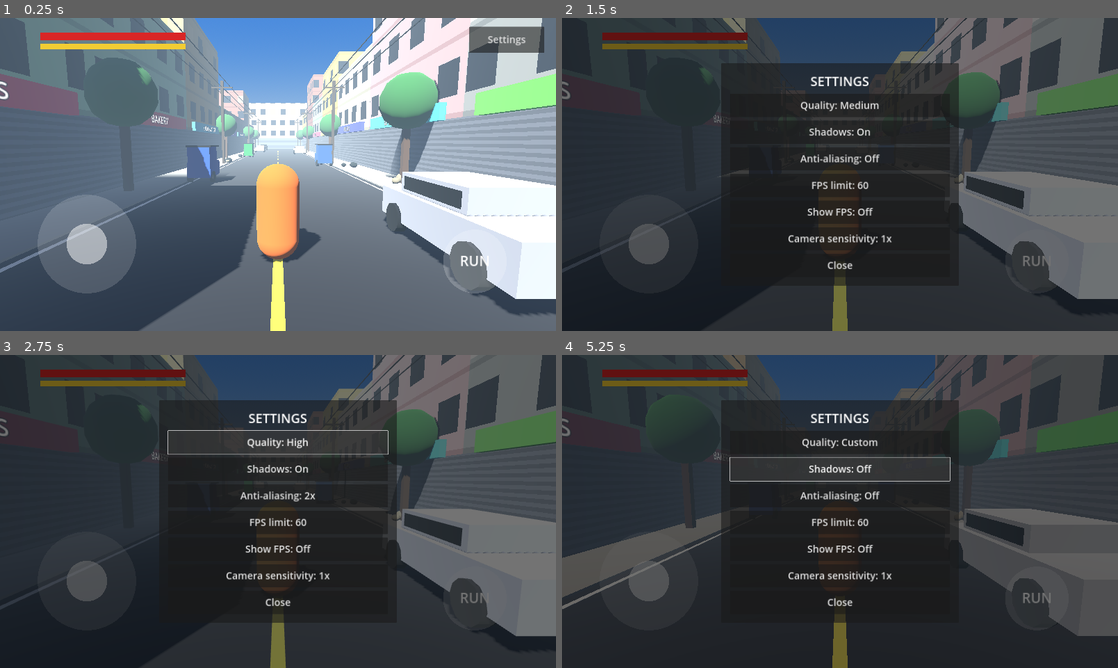
Above: before the commit, frames 1-4 (two rows, left to right).
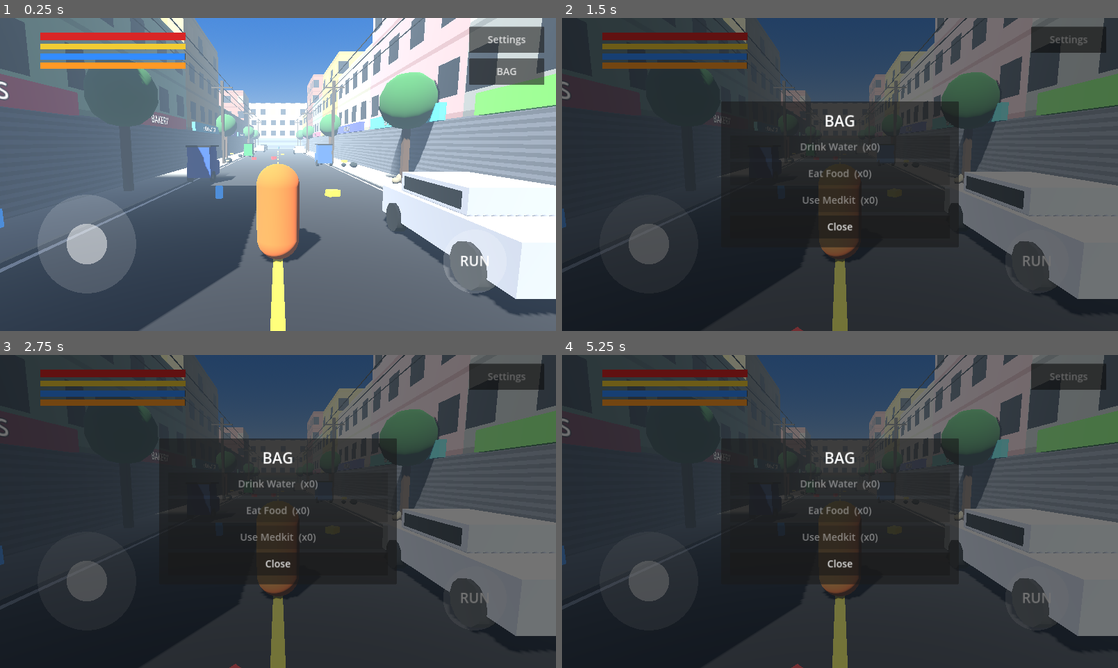
Above: after the commit, the same moments.

Repository: gamhop/shadows-of-pakistan
Game: Godot game, scene res://main.tscn
Same seed, same stepped clock (60 frames per second), same inputs: the game is played once before the commit and once after it.
Inputs (mouse positions are in pixels of both pictures, inside the frame that each line leads up to):
- Up to frame 1 (0.25 s): no input
- Up to frame 2 (1.5 s): click (1067, 71) at 0.5 s, where only the run after the commit has a clickable "BAG"; click "Settings" at 1.25 s
- Up to frame 3 (2.75 s): click (278, 442) at 2 s, where only the run before the commit has a clickable "Quality: Medium"
- Up to frame 4 (5.25 s): click (840, 442) at 2.75 s, where only the run before the commit has a clickable "Quality: High"; click (840, 442) at 3.5 s, where only the run before the commit has a clickable "Quality: Ultra"; click (840, 442) at 4.25 s, where only the run before the commit has a clickable "Quality: Low"; click (840, 467) at 5 s, where only the run before the commit has a clickable "Shadows: On"

The runs differ from the first frame. In frame 1, 2.4% of the frame differs, in the area x 0-98%, y 11-68%; in frame 2, 10%; in frame 3, 10%; in frame 4, 27%, in the area x 0-100%, y 0-100%.

Commit message:
Stage 4: survival, pickups, bag, camera collision

Diff:
--- a/main.gd
+++ b/main.gd
@@ -25,6 +25,7 @@
     _make_world()
     _make_player()
     add_child(preload("res://street.gd").new())
+    add_child(preload("res://survival.gd").new())
     _make_ui()
     add_child(preload("res://settings_menu.gd").new())
 
@@ -123,10 +124,17 @@
     cam_pivot = Node3D.new()
     add_child(cam_pivot)
     var cam := Camera3D.new()
-    cam.position = Vector3(0, 0, 5)
     cam.fov = 60.0
     cam.far = 400.0
-    cam_pivot.add_child(cam)
+    var arm := SpringArm3D.new()
+    arm.spring_length = 5.0
+    arm.margin = 0.2
+    var arm_shape := SphereShape3D.new()
+    arm_shape.radius = 0.3
+    arm.shape = arm_shape
+    arm.add_excluded_object(player.get_rid())
+    cam_pivot.add_child(arm)
+    arm.add_child(cam)
 
 
 func _physics_process(delta: float) -> void:
--- /dev/null
+++ b/survival.gd
@@ -0,0 +1,304 @@
+extends CanvasLayer
+
+const NAMES := ["Water", "Food", "Medkit"]
+const VERBS := ["Drink", "Eat", "Use"]
+const DECAY_WATER := 0.35
+const DECAY_FOOD := 0.2
+const PICK_RANGE := 2.2
+
+var water := 100.0
+var food := 100.0
+var counts := [0, 0, 0]
+var items := []
+var toast_time := 0.0
+var nearest := -1
+
+var main_node: Node
+var water_bar: ColorRect
+var food_bar: ColorRect
+var pick_btn: Button
+var bag_btn: Button
+var bag_menu: Control
+var death_menu: Control
+var toast: Label
+var use_btns := []
+
+
+func _ready() -> void:
+    process_mode = Node.PROCESS_MODE_ALWAYS
+    layer = 11
+    main_node = get_parent()
+    _spawn_items()
+    _build_ui()
+
+
+func _spawn_items() -> void:
+    var holder := Node3D.new()
+    var rng := RandomNumberGenerator.new()
+    rng.seed = 99
+    for i in 36:
+        var kind := rng.randi() % 3
+        var x := rng.randf_range(-2.5, 2.5)
+        if rng.randf() < 0.5:
+            var s := 1.0 if rng.randf() < 0.5 else -1.0
+            x = s * rng.randf_range(5.4, 7.0)
+        var z := rng.randf_range(-75.0, 75.0)
+        var node := MeshInstance3D.new()
+        var color := Color(0.2, 0.55, 1.0)
+        match kind:
+            0:
+                var cm := CylinderMesh.new()
+                cm.top_radius = 0.12
+                cm.bottom_radius = 0.12
+                cm.height = 0.4
+                cm.radial_segments = 10
+                node.mesh = cm
+                color = Color(0.2, 0.55, 1.0)
+            1:
+                var bm := BoxMesh.new()
+                bm.size = Vector3(0.4, 0.2, 0.3)
+                node.mesh = bm
+                color = Color(1.0, 0.6, 0.15)
+            2:
+                var mm := BoxMesh.new()
+                mm.size = Vector3(0.45, 0.3, 0.3)
+                node.mesh = mm
+                color = Color(0.9, 0.15, 0.15)
+        var mat := StandardMaterial3D.new()
+        mat.albedo_color = color
+        mat.emission_enabled = true
+        mat.emission = color
+        mat.emission_energy_multiplier = 0.6
+        node.material_override = mat
+        node.cast_shadow = GeometryInstance3D.SHADOW_CASTING_SETTING_OFF
+        node.position = Vector3(x, 0.55, z)
+        holder.add_child(node)
+        items.append({"node": node, "kind": kind})
+    main_node.add_child.call_deferred(holder)
+
+
+func _button(text: String, fs: int) -> Button:
+    var b := Button.new()
+    b.text = text
+    b.add_theme_font_size_override("font_size", fs)
+    return b
+
+
+func _bar(root: Control, y: float, h: float, color: Color) -> ColorRect:
+    var bg := ColorRect.new()
+    bg.color = Color(0, 0, 0, 0.45)
+    bg.position = Vector2(140, y)
+    bg.size = Vector2(500, h)
+    bg.mouse_filter = Control.MOUSE_FILTER_IGNORE
+    root.add_child(bg)
+    var fill := ColorRect.new()
+    fill.color = color
+    fill.size = Vector2(500, h)
+    fill.mouse_filter = Control.MOUSE_FILTER_IGNORE
+    bg.add_child(fill)
+    return fill
+
+
+func _make_menu(root: Control, title_text: String, dim_color: Color) -> VBoxContainer:
+    var menu := Control.new()
+    menu.visible = false
+    root.add_child(menu)
+    menu.set_anchors_and_offsets_preset(Control.PRESET_FULL_RECT)
+    var dim := ColorRect.new()
+    dim.color = dim_color
+    menu.add_child(dim)
+    dim.set_anchors_and_offsets_preset(Control.PRESET_FULL_RECT)
+    var center := CenterContainer.new()
+    menu.add_child(center)
+    center.set_anchors_and_offsets_preset(Control.PRESET_FULL_RECT)
+    var panel := PanelContainer.new()
+    center.add_child(panel)
+    var margin := MarginContainer.new()
+    for side in ["left", "right", "top", "bottom"]:
+        margin.add_theme_constant_override("margin_" + side, 30)
+    panel.add_child(margin)
+    var box := VBoxContainer.new()
+    box.add_theme_constant_override("separation", 12)
+    margin.add_child(box)
+    var title := Label.new()
+    title.text = title_text
+    title.horizontal_alignment = HORIZONTAL_ALIGNMENT_CENTER
+    title.add_theme_font_size_override("font_size", 52)
+    box.add_child(title)
+    box.set_meta("menu", menu)
+    return box
+
+
+func _build_ui() -> void:
+    var root := Control.new()
+    root.mouse_filter = Control.MOUSE_FILTER_IGNORE
+    add_child(root)
+    root.set_anchors_and_offsets_preset(Control.PRESET_FULL_RECT)
+
+    water_bar = _bar(root, 122.0, 22.0, Color(0.2, 0.55, 1.0))
+    food_bar = _bar(root, 154.0, 22.0, Color(1.0, 0.6, 0.15))
+
+    toast = Label.new()
+    toast.add_theme_font_size_override("font_size", 44)
+    toast.horizontal_alignment = HORIZONTAL_ALIGNMENT_CENTER
+    toast.visible = false
+    root.add_child(toast)
+    toast.set_anchors_and_offsets_preset(Control.PRESET_TOP_WIDE)
+    toast.offset_top = 170.0
+    toast.offset_bottom = 240.0
+
+    pick_btn = _button("PICK UP", 38)
+    pick_btn.anchor_left = 1.0
+    pick_btn.anchor_right = 1.0
+    pick_btn.anchor_top = 1.0
+    pick_btn.anchor_bottom = 1.0
+    pick_btn.offset_left = -440.0
+    pick_btn.offset_right = -140.0
+    pick_btn.offset_top = -560.0
+    pick_btn.offset_bottom = -450.0
+    pick_btn.visible = false
+    pick_btn.pressed.connect(_on_pick)
+    root.add_child(pick_btn)
+
+    bag_btn = _button("BAG", 34)
+    bag_btn.anchor_left = 1.0
+    bag_btn.anchor_right = 1.0
+    bag_btn.anchor_top = 0.0
+    bag_btn.anchor_bottom = 0.0
+    bag_btn.offset_left = -300.0
+    bag_btn.offset_right = -40.0
+    bag_btn.offset_top = 140.0
+    bag_btn.offset_bottom = 230.0
+    bag_btn.pressed.connect(_open_bag)
+    root.add_child(bag_btn)
+
+    var bag_box := _make_menu(root, "BAG", Color(0, 0, 0, 0.55))
+    bag_menu = bag_box.get_meta("menu")
+    for i in 3:
+        var b := _button("", 34)
+        b.custom_minimum_size = Vector2(760, 80)
+        b.pressed.connect(_use.bind(i))
+        bag_box.add_child(b)
+        use_btns.append(b)
+    var close_btn := _button("Close", 34)
+    close_btn.custom_minimum_size = Vector2(760, 80)
+    close_btn.pressed.connect(_close_bag)
+    bag_box.add_child(close_btn)
+
+    var death_box := _make_menu(root, "YOU DIED", Color(0.35, 0, 0, 0.7))
+    death_menu = death_box.get_meta("menu")
+    var restart_btn := _button("Restart", 40)
+    restart_btn.custom_minimum_size = Vector2(760, 100)
+    restart_btn.pressed.connect(_restart)
+    death_box.add_child(restart_btn)
+
+
+func _process(delta: float) -> void:
+    var paused := get_tree().paused
+    bag_btn.visible = not paused
+    if paused:
+        pick_btn.visible = false
+        return
+
+    water = maxf(water - DECAY_WATER * delta, 0.0)
+    food = maxf(food - DECAY_FOOD * delta, 0.0)
+    var health: float = main_node.get("health")
+    if water <= 0.0 or food <= 0.0:
+        health -= 2.0 * delta
+    elif water > 60.0 and food > 60.0 and health < 100.0:
+        health = minf(health + 0.5 * delta, 100.0)
+    main_node.set("health", health)
+    water_bar.size.x = 500.0 * water / 100.0
+    food_bar.size.x = 500.0 * food / 100.0
+    if health <= 0.0:
+        get_tree().paused = true
+        death_menu.visible = true
+        return
+
+    nearest = -1
+    var best := PICK_RANGE
+    var player := main_node.get("player") as Node3D
+    for i in items.size():
+        var node: MeshInstance3D = items[i]["node"]
+        if not node.is_inside_tree():
+            continue
+        node.rotation.y += 1.5 * delta
+        if player:
+            var d := node.global_position.distance_to(player.global_position + Vector3(0, 0.9, 0))
+            if d < best:
+                best = d
+                nearest = i
+    pick_btn.visible = nearest >= 0
+
+    if toast_time > 0.0:
+        toast_time -= delta
+        if toast_time <= 0.0:
+            toast.visible = false
+
+
+func _show_toast(text: String) -> void:
+    toast.text = text
+    toast.visible = true
+    toast_time = 1.4
+
+
+func _on_pick() -> void:
+    if nearest < 0 or nearest >= items.size():
+        return
+    var entry = items[nearest]
+    var kind: int = entry["kind"]
+    counts[kind] += 1
+    _show_toast("+1 " + NAMES[kind])
+    var node: MeshInstance3D = entry["node"]
+    node.queue_free()
+    items.remove_at(nearest)
+    nearest = -1
+    pick_btn.visible = false
+    _refresh_bag()
+
+
+func _use(kind: int) -> void:
+    if counts[kind] <= 0:
+        return
+    counts[kind] -= 1
+    match kind:
+        0:
+            water = minf(water + 35.0, 100.0)
+        1:
+            food = minf(food + 35.0, 100.0)
+        2:
+            var h: float = main_node.get("health")
+            main_node.set("health", minf(h + 40.0, 100.0))
+    _refresh_bag()
+
+
+func _refresh_bag() -> void:
+    for i in 3:
+        var b: Button = use_btns[i]
+        b.text = VERBS[i] + " " + NAMES[i] + "  (x" + str(counts[i]) + ")"
+        b.disabled = counts[i] <= 0
+
+
+func _reset_main_input() -> void:
+    main_node.set("stick", Vector2.ZERO)
+    main_node.set("stick_touch", -1)
+    main_node.set("look_touch", -1)
+    main_node.set("run_touch", -1)
+
+
+func _open_bag() -> void:
+    _reset_main_input()
+    _refresh_bag()
+    get_tree().paused = true
+    bag_menu.visible = true
+
+
+func _close_bag() -> void:
+    bag_menu.visible = false
+    _reset_main_input()
+    get_tree().paused = false
+
+
+func _restart() -> void:
+    get_tree().paused = false
+    get_tree().reload_current_scene()
